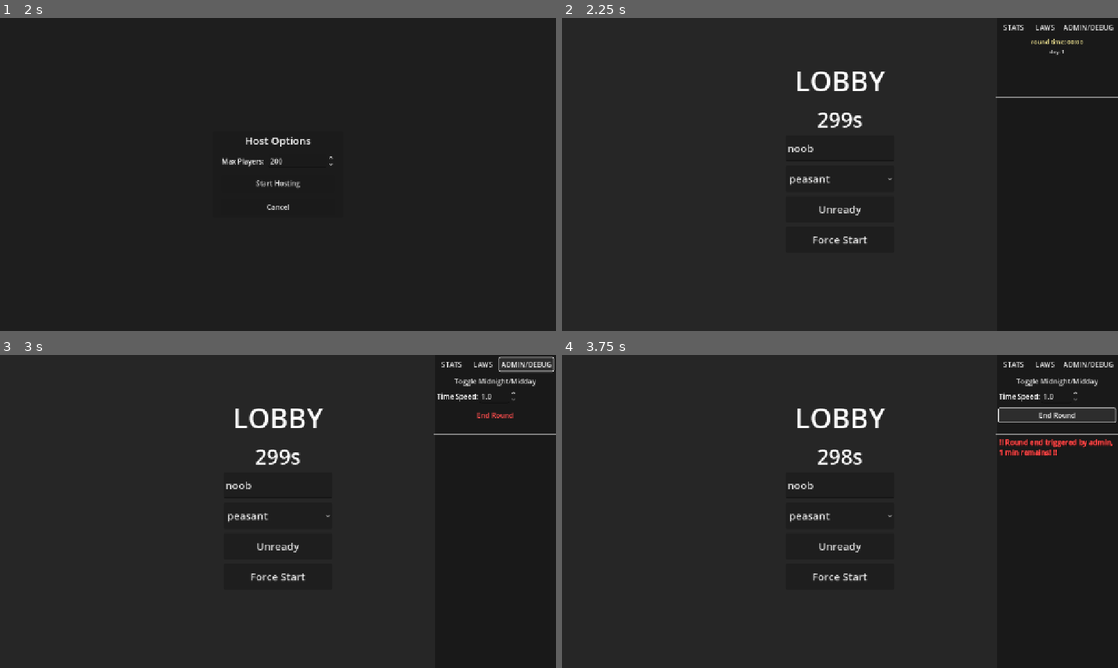
Above: before the commit, frames 1-4 (two rows, left to right).
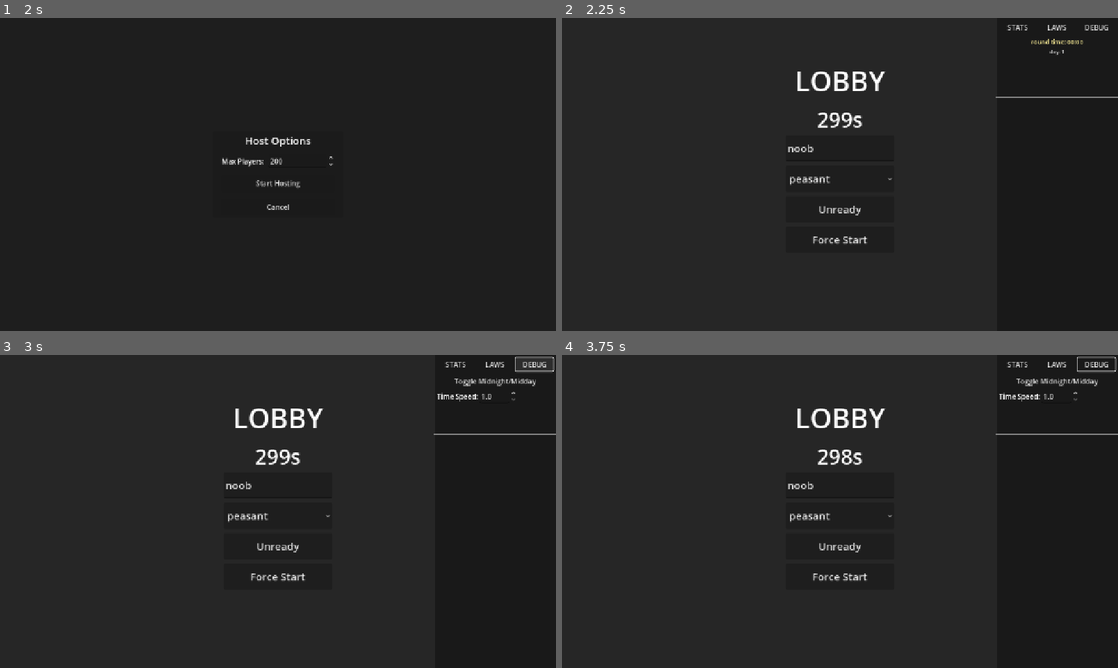
Above: after the commit, the same moments.

Repository: zakanater19/godot-roguetown
Game: Godot game, scene res://scenes/main_menu.tscn
The game is run twice, just before and just after one commit, with the same random seed, the same clock (stepped at 60 frames per second) and the same inputs.
Inputs (mouse positions are in pixels of both pictures, inside the frame that each line leads up to):
- Up to frame 1 (2 s): tap Enter at 0.5 s; move the mouse to (400, 158) at 0.52 s; hold D 0.53-1.25 s; hold Shift 0.53-1.25 s; click (400, 158) at 0.67 s; tap Space at 0.77 s; click "Host Server" at 1.25 s
- Up to frame 2 (2.25 s): click "Start Hosting" at 2 s
- Up to frame 3 (3 s): click "ADMIN/DEBUG" (after the commit: "DEBUG") at 2.75 s
- Up to frame 4 (3.75 s): click (1056, 414) at 3.5 s, where only the run before the commit has a clickable "End Round"

Frame 1 is identical in both runs. In frame 2, 0.2% of the frame differs, in the area x 79-100%, y 2-4%; in frame 3, 0.4%; in frame 4, 1.1%, in the area x 78-100%, y 0-33%.

Commit message:
revert previous

Diff:
--- a/scripts/net/Host.gd
+++ b/scripts/net/Host.gd
@@ -7,7 +7,6 @@
 var last_server_port: int = PORT
 
 var max_clients: int = 200
-var last_bind_ip: String = "*"
 var peers: Dictionary = {}
 var _spawner: MultiplayerSpawner = null
 var _ip_sessions: Dictionary = {}
@@ -23,7 +22,6 @@
 
 func start_host(custom_max_clients: int = 200, bind_ip: String = "*") -> void:
 	max_clients = custom_max_clients
-	last_bind_ip = bind_ip
 
 	var enet := ENetMultiplayerPeer.new()
 	if bind_ip != "" and bind_ip != "*":
--- a/scripts/net/game_version.gd
+++ b/scripts/net/game_version.gd
@@ -5,7 +5,7 @@
 ## that a PCK patch alone cannot fix (i.e. any .gd change, new node types, etc.).
 ## Clients with a different APP_VERSION are told to download the new executable
 ## rather than being patched — preventing crashes from script/binary mismatches.
-const APP_VERSION: String = "1775197318"
+const APP_VERSION: String = "a14f90d"
 
 ## Directories whose .tres files are included in both the version hash AND the
 ## server PCK.  Keep this list in sync with _stage_res_dir_recursive's allowed[].
--- a/scripts/net/lobby.gd
+++ b/scripts/net/lobby.gd
@@ -26,11 +26,6 @@
 var _chat_input: LineEdit
 
 var _sync_timer: float = 0.0
-
-var _round_ending: bool = false
-var _round_end_timer: float = 0.0
-var _announced_30: bool = false
-var _announced_10: bool = false
 
 func _ready() -> void:
 	_build_ui()
@@ -149,17 +144,6 @@
 
 	if game_started:
 		round_time += delta * Lighting.time_multiplier
-
-	if _round_ending and multiplayer.is_server():
-		_round_end_timer -= delta
-		if not _announced_30 and _round_end_timer <= 30.0:
-			_announced_30 = true
-			rpc_announce_round_end_countdown.rpc(30)
-		if not _announced_10 and _round_end_timer <= 10.0:
-			_announced_10 = true
-			rpc_announce_round_end_countdown.rpc(10)
-		if _round_end_timer <= 0.0:
-			_do_server_reboot()
 
 func _on_ready_pressed() -> void:
 	if not game_started:
@@ -422,51 +406,3 @@
 func _on_peer_disconnected(id: int) -> void:
 	if multiplayer.is_server():
 		ready_players.erase(id)
-
-
-func admin_end_round() -> void:
-	if not multiplayer.is_server(): return
-	if _round_ending: return
-	_round_ending = true
-	_round_end_timer = 60.0
-	_announced_30 = false
-	_announced_10 = false
-	rpc_announce_round_end.rpc()
-
-@rpc("authority", "call_local", "reliable")
-func rpc_announce_round_end() -> void:
-	Sidebar.add_message("[color=#ff4444][b]!! Round end triggered by admin, 1 min remains! !![/b][/color]")
-
-@rpc("authority", "call_local", "reliable")
-func rpc_announce_round_end_countdown(seconds: int) -> void:
-	Sidebar.add_message("[color=#ff8844][b]!! Server restarting in %d seconds! !![/b][/color]" % seconds)
-
-@rpc("authority", "call_remote", "reliable")
-func rpc_prepare_for_reboot() -> void:
-	LoadingScreen.show_loading("Server restarting...")
-	LoadingScreen.update_status("Reconnecting after round restart...")
-	await get_tree().create_timer(0.5).timeout
-	# Pass reconnect info as args so the new process auto-connects without
-	# writing to user://, which is shared with the server on the same machine.
-	var args := PackedStringArray()
-	args.append_array(OS.get_cmdline_args())
-	args.append("--round-restart")
-	args.append("--connect-ip=%s" % Host.last_server_address)
-	args.append("--connect-port=%d" % Host.last_server_port)
-	var pid := OS.create_instance(args)
-	if pid == -1:
-		OS.create_process(OS.get_executable_path(), args)
-	get_tree().quit()
-
-func _do_server_reboot() -> void:
-	if not multiplayer.is_server(): return
-	_round_ending = false
-	rpc_prepare_for_reboot.rpc()
-	await get_tree().create_timer(2.0).timeout
-	var args := PackedStringArray()
-	args.append_array(OS.get_cmdline_args())
-	args.append("--server-restart")
-	args.append("--max-players=%d" % Host.max_clients)
-	args.append("--bind-ip=%s" % Host.last_bind_ip)
-	OS.create_process(OS.get_executable_path(), args)
-	get_tree().quit()
--- a/scripts/ui/main_menu.gd
+++ b/scripts/ui/main_menu.gd
@@ -12,48 +12,7 @@
 func _ready() -> void:
 	Sidebar.set_visible(false)
 	ServerBrowser.server_found.connect(_on_server_found)
-	if _check_server_restart():
-		return
-	if _check_round_restart_reconnect():
-		return
 	_check_pending_reconnect()
-
-
-func _check_server_restart() -> bool:
-	var args := OS.get_cmdline_args()
-	if not "--server-restart" in args:
-		return false
-	var max_p := 200
-	var bind_ip := "*"
-	for arg in args:
-		if arg.begins_with("--max-players="):
-			max_p = int(arg.substr(14))
-		elif arg.begins_with("--bind-ip="):
-			bind_ip = arg.substr(10)
-	LoadingScreen.show_loading("Restarting server...")
-	Host.start_host(max_p, bind_ip)
-	Lobby.init_server_lobby()
-	_transition_to_game()
-	return true
-
-
-func _check_round_restart_reconnect() -> bool:
-	var args := OS.get_cmdline_args()
-	if not "--round-restart" in args:
-		return false
-	var ip := ""
-	var port := Host.PORT
-	for arg in args:
-		if arg.begins_with("--connect-ip="):
-			ip = arg.substr(13)
-		elif arg.begins_with("--connect-port="):
-			port = int(arg.substr(15))
-	if ip == "":
-		return false
-	LoadingScreen.show_loading("Reconnecting after round restart...")
-	Host.start_client_custom(ip, port)
-	_transition_to_game()
-	return true
 
 
 func _check_pending_reconnect() -> void:
--- a/scripts/ui/sidebar.gd
+++ b/scripts/ui/sidebar.gd
@@ -140,7 +140,7 @@
 	tabs_hbox.add_child(btn_laws)
 
 	_btn_debug = Button.new()
-	_btn_debug.text = "ADMIN/DEBUG"
+	_btn_debug.text = "DEBUG"
 	_btn_debug.size_flags_horizontal = Control.SIZE_EXPAND_FILL
 	_btn_debug.pressed.connect(_on_tab_debug_pressed)
 	_btn_debug.visible = multiplayer.is_server()
@@ -247,15 +247,6 @@
 	mult_spin.value = Lighting.time_multiplier
 	mult_spin.value_changed.connect(_on_time_multiplier_changed)
 	mult_row.add_child(mult_spin)
-
-	var end_round_sep := HSeparator.new()
-	_debug_view.add_child(end_round_sep)
-
-	var btn_end_round := Button.new()
-	btn_end_round.text = "End Round"
-	btn_end_round.add_theme_color_override("font_color", Color(1.0, 0.3, 0.3))
-	btn_end_round.pressed.connect(_on_end_round_pressed)
-	_debug_view.add_child(btn_end_round)
 
 	# === NEW: Thin separator line at the bottom of the top section ===
 	var separator := HSeparator.new()
@@ -407,9 +398,6 @@
 func _on_cancel_laws_pressed() -> void:
 	_on_tab_laws_pressed()
 
-func _on_end_round_pressed() -> void:
-	Lobby.admin_end_round()
-
 func add_message(text: String) -> void:
 	if _rtl == null:
 		return
Not shown, changed: scripts/net/Host.gd.uid
